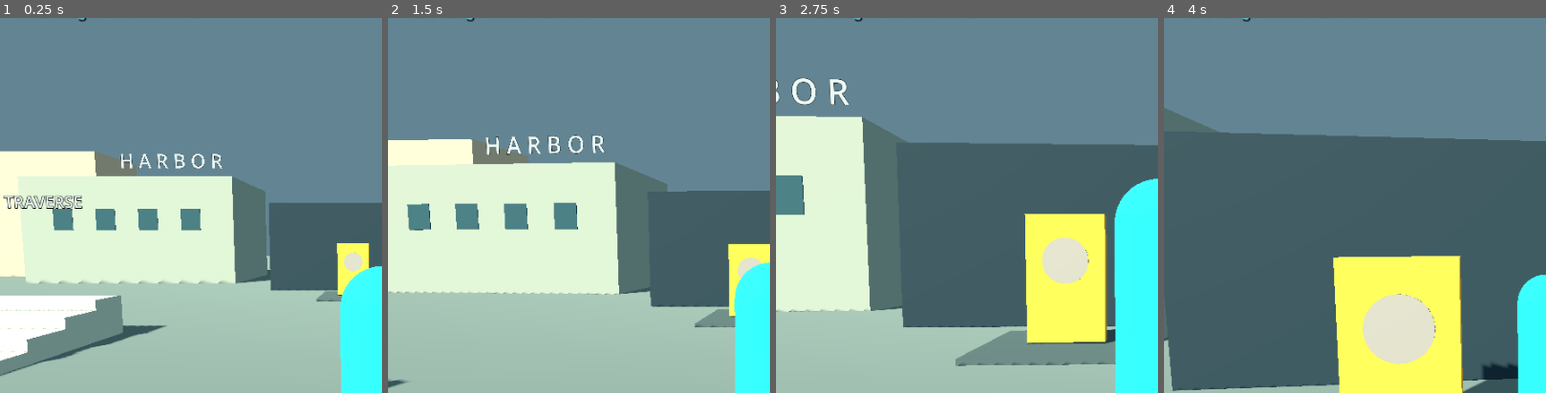
Above: before the commit, frames 1-4 (left to right).
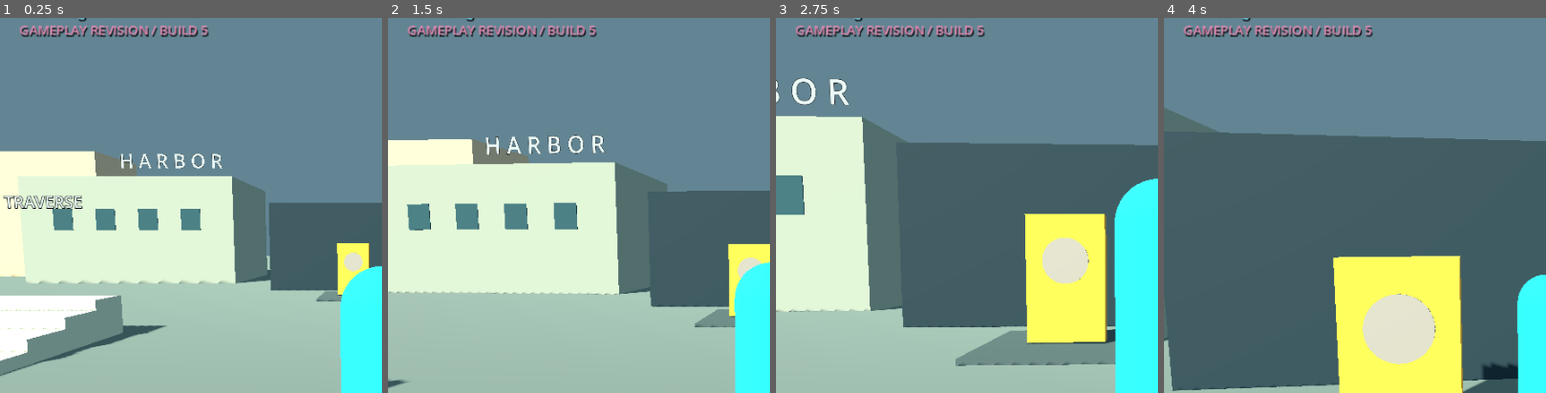
Above: after the commit, the same moments.

Repository: thgzzs/reware-godot
Game: Godot game, scene res://scenes/arena.tscn
Same seed, same stepped clock (60 frames per second), same inputs: the game is played once before the commit and once after it.
Inputs (mouse positions are % of the whole screen's width and height, from its top left):
- Up to frame 1 (0.25 s): no input
- Up to frame 2 (1.5 s): tap Enter at 0.5 s; move the mouse to (55, 49) at 0.52 s; hold Shift (sprint) 0.53-1.28 s; hold W (forward) from 0.53 s (still down); tap C (crouch) at 0.6 s; click (55, 49) at 0.67 s; move the mouse to (45, 50) at 1.27 s; tap Shift (sprint) at 1.35 s
- Up to frame 3 (2.75 s): keep holding W (forward); tap Alt (walk) at 1.55 s; move the mouse to (52, 47) at 2.02 s; hold Alt (walk) from 2.03 s (still down); tap C (crouch) at 2.3 s
- Up to frame 4 (4 s): keep holding W (forward); move the mouse to (49, 51) at 2.77 s; release Alt (walk) at 2.78 s; right-click (49, 51) at 2.85 s; click (49, 51) at 2.92 s; tap Shift (sprint) at 3.05 s; move the mouse to (57, 50) at 3.52 s; hold Alt (walk) from 3.53 s (still down); tap V (camera_cycle) at 3.6 s
The pictures show only the part of the screen within x 0-50%, y 11-61%; the shares and areas given below are measured in that part.

The runs differ from the first frame. In frame 1, 1.1% of the frame differs, in the area x 5-55%, y 2-6%; in frame 2, 1.1%; in frame 3, 1.1%; in frame 4, 1.1%.

Commit message:
Identify Android revision 5 and isolate its test installation
Add a visible HUD build label, Android version code 5, distinct Harbor Rev 5 launcher name and org.reware.harbor.revision5 package. Add a packaged-payload identity/native asset check so delivered builds can be distinguished from earlier installations.

Diff:
--- a/presentation/gameplay_hud.gd
+++ b/presentation/gameplay_hud.gd
@@ -2,6 +2,7 @@
 extends Control
 ## Logical canvas coordinates stay independent of the 3D render-buffer scale.
 var arena: Node3D
+var build_label := "GAMEPLAY REVISION / BUILD %d" % int(ProjectSettings.get_setting("application/config/build_number",5))
 var diagnostics := false
 var controls_visible := false
 var flash_left := 0.0
@@ -143,6 +144,7 @@
  text_at("HARBOR",context.position+Vector2(0,22),24,PINK,context.size.x)
  text_at("Left stick: move / steer" if arena.uses_touch_controls() else "F1 Controls / F2 Display",context.position+Vector2(0,47),14,INK,context.size.x)
  text_at("Right drag: camera" if arena.uses_touch_controls() else "F3 Debug / F4 Animations",context.position+Vector2(0,67),14,AQUA,context.size.x)
+ text_at(build_label,context.position+Vector2(0,85),12,PINK,context.size.x)
  var health: float = arena.actor.health.health
  text_at("HEALTH",status.position+Vector2(16,24),14,PINK)
  text_at("%03d"%health,status.position+Vector2(status.size.x-68,28),24,PINK)
--- a/project.godot
+++ b/project.godot
@@ -1,6 +1,9 @@
 config_version=5
 [application]
-config/name="Harbor / Behavior Lab"
+config/name="Harbor Rev 5"
+config/version="0.4.1-revision5"
+config/build_number=5
+config/source_revision="4377cd3d419d344d89e2387f7566d16b089ef622"
 config/icon="res://assets/app_icon.svg"
 config/quit_on_go_back=false
 run/main_scene="res://scenes/arena.tscn"
--- /dev/null
+++ b/tools/check_android_payload.gd
@@ -0,0 +1,16 @@
+extends SceneTree
+## Run against a clean extraction of APK assets to verify the shipped build.
+func _initialize() -> void:run.call_deferred()
+func run() -> void:
+ var arena=load("res://scenes/arena.tscn").instantiate()
+ arena.test_mode=true;arena.force_touch_controls=true;root.add_child(arena)
+ for i in range(90):await physics_frame;await process_frame
+ var vehicles:=0
+ for child in arena.get_children():
+  if child is DriveVehicle:vehicles+=1
+ var build_ok:bool=ProjectSettings.get_setting("application/config/build_number",0)==5 and ProjectSettings.get_setting("application/config/version","")=="0.4.1-revision5" and arena.overlay.build_label=="GAMEPLAY REVISION / BUILD 5"
+ var native_ok:bool=arena.actor.reference_enabled and arena.actor.reference_motion.library.get_animation_list().size()==1168 and arena.weapon.inventory.size()==24 and arena.pedestrians.size()==4 and vehicles==7 and arena.mobile_controls.enabled and arena.vehicle.seating.definitions.size()==2 and is_equal_approx(arena.actor.reference_motion.library.get_animation("WEAPON_crouch").length,0.5)
+ var label_width:=ThemeDB.fallback_font.get_string_size(arena.overlay.build_label,HORIZONTAL_ALIGNMENT_LEFT,-1,12).x
+ var layout_ok:bool=label_width<=DisplayController.hud_layout(Vector2(480,720)).context.size.x
+ print("APK BUILD 5 metadata=",build_ok," native=",native_ok," label_fits=",layout_ok," clips=",arena.actor.reference_motion.library.get_animation_list().size()," vehicles=",vehicles)
+ arena.queue_free();await process_frame;quit(0 if build_ok and native_ok and layout_ok else 1)
Not shown, changed: export_presets.cfg
Not shown, added: tools/check_android_payload.gd.uid
Not shown, changed: FILES.sha256
Not shown, added: docs/ANDROID_BUILD5.md
